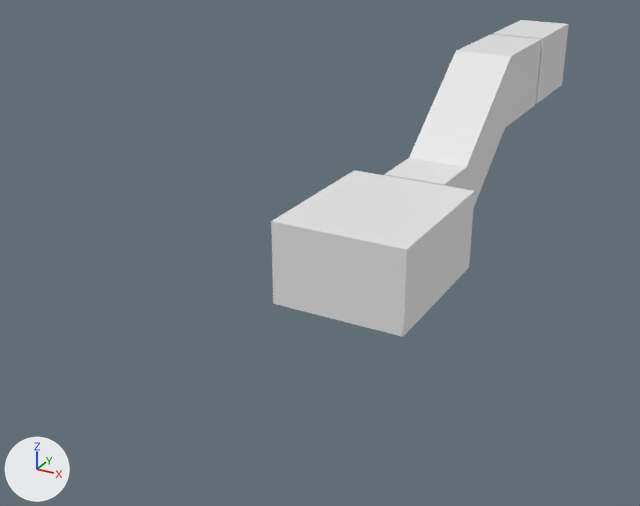
Before and after pictures for a commit that changed the Blender file BeyondTheBlackRainbow/BeyondTheBlackRainbow/Assets/Models/Room_1.blend.
One viewpoint serves both versions: a 50 mm lens placed at (12.0, -19.0, 11.4), pointed at (-0.6, 3.9, -0.1). Lighting does not change. The marker at lower left points along +X, +Y and +Z.

Names of what the first picture shows: 'Room'.
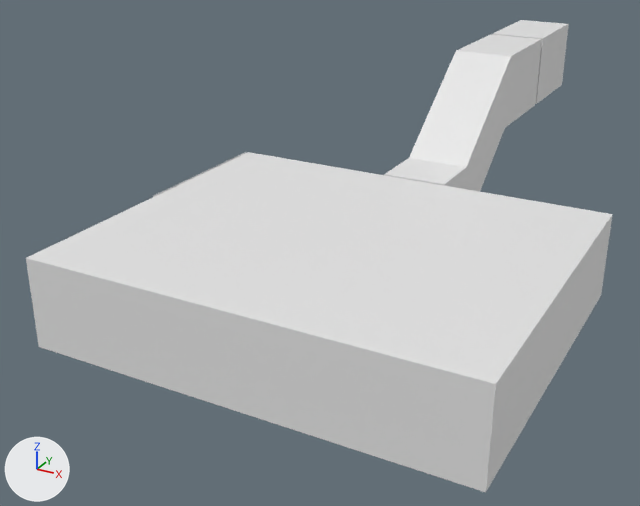
Commit message: final room

Changed parts and their boxes [x1, y1, x2, y2] in the pictures (640 x 506 px):
```json
{"object": "Room", "change": "reshaped", "before": [271, 20, 569, 337], "after": [26, 20, 613, 492], "on screen": "97% wider, 49% taller"}
{"part": 1, "of": "me_cube", "change": "built on", "before": [271, 170, 475, 337], "after": [26, 152, 613, 492]}
```

The change, as JSON lines over the scene's bpy script:
```json
{"block": "me_cube", "where": "# used by ob_room; location = (0.0, 0.0, 0.0)"}
{"op": "remove", "block": "me_cube", "code": "me_cube.from_pydata(...)  # 122 vertices, 84 faces; spans x 0.0..4.0, y 0.0..18.5, z 0.0..5.4"}
{"op": "add", "block": "me_cube", "code": "me_cube.from_pydata(...)  # 230 vertices, 152 faces; spans x -4.1..8.0, y -5.0..18.5, z 0.0..5.4"}
{"block": "me_cube", "change": "me_cube part 1"}
{"block": "me_cube", "change": "16 faces are deleted"}
{"block": "me_cube", "change": "43 vertices are added at x -4.1..8.0, y -5.0..5.0, z 0.0..2.5"}
{"block": "me_cube", "change": "20 new vertices lie (0.0, 0.0, 2.0) away from vertices in x -4.1..7.5, y 0.0..4.4, z 0.0"}
{"block": "me_cube", "change": "8 new vertices lie (0.0, 0.0, 2.5) away from vertices in x -4.0..8.0, y 0.0, z 0.0"}
{"block": "me_cube", "change": "5 new vertices lie (0.0, -5.0, 0.0) away from vertices in x -4.1..4.0, y 0.0..5.0, z 0.0..2.5"}
{"block": "me_cube", "change": "66 new faces join them"}
```
